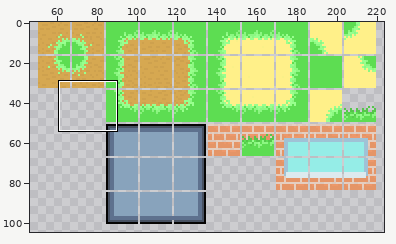
Edited in one commit: sprite sheet (assets/outside_tiles.png). Above: a wide view before the commit, with the close-up outlined.
Close-up. Old version:
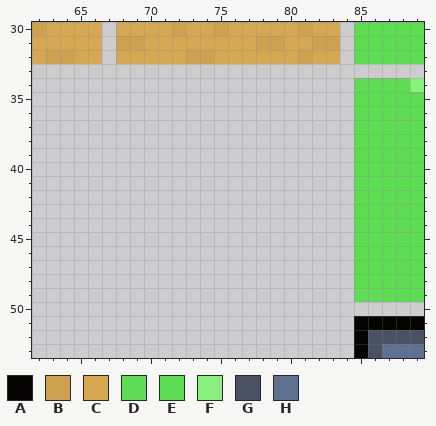
The file is 256x128 pixels. Colours within 5 levels of each other are drawn and written as one. Shown: x 62..89, y 30..53. The wide view leaves out empty margins.
Palette (. is transparent): A #050403  B #cea14e  C #d6a851  D #5ddc52f9  E #5ddd52  F #8af17f  G #485262  H #5e718e
Pixels before, first column x 62:
30 BCCCC.CCCCBCCBCCCCCBCC.EEEEE
31 CCCCC.BBCCCCCCCCBBCCBB.EEEEE
32 CBBCC.CCCCCBBCCCCCCBCC.EEEEE
33 ............................
34 .......................EEEEF
35 .......................EEEEE
36 .......................EEEEE
37 .......................EEEEE
38 .......................EEEEE
39 .......................EEEEE
40 .......................EEEEE
41 .......................EEEEE
42 .......................EEEEE
43 .......................EEEEE
44 .......................EEEEE
45 .......................EEEEE
46 .......................EEEEE
47 .......................EEEEE
48 .......................EEEEE
49 .......................DDEEE
50 ............................
51 .......................AAAAA
52 .......................AGGGG
53 .......................AGHHH
Once edited:
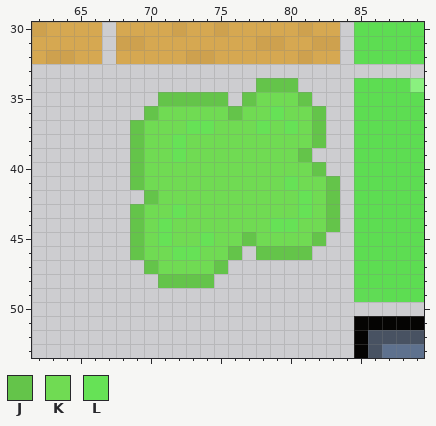
Colours new in this view: J #64c44a  K #70db53  L #66e256
Edits made:
Colour J now appears in row 34 at x 78 to 80; in row 35 at x 71 to 75, 77 and 81; in row 36 at x 70, 76 and 82; in rows 37 to 38 at x 69 and 82; in row 39 at x 69 and 81; in row 40 at x 69 and 82.
Colour J now appears in row 41 at x 69 and 83; in row 42 at x 70 and 83; in rows 43 to 44 at x 69 and 83; in row 45 at x 69, 77 and 82; in row 46 at x 69, 76 and 78 to 81; in row 47 at x 70 and 75.
Colour J now appears in row 48 at x 71 to 74.
Colour K now appears in row 35 at x 78 to 80; in row 36 at x 71 to 75, 77 to 78 and 80 to 81; in row 37 at x 70 to 72, 75 to 77, 79 and 81; in row 38 at x 70 to 71 and 73 to 81; in row 39 at x 70 to 71 and 73 to 80; in row 40 at x 70 to 81.
Colour K now appears in row 41 at x 70 to 79 and 81 to 82; in row 42 at x 71 to 80 and 82; in row 43 at x 70 to 71, 73 to 80 and 82; in row 44 at x 70, 72 to 78 and 81 to 82; in row 45 at x 70, 72 to 73, 75 to 76 and 78 to 81; in row 46 at x 70 to 71 and 74 to 75.
Colour K now appears in row 47 at x 71 to 74.
Colour L now appears in row 36 at x 79; in row 37 at x 73 to 74, 78 and 80; in rows 38 to 39 at x 72; in row 41 at x 80; in row 42 at x 81; in row 43 at x 72 and 81.
Colour L now appears in row 44 at x 71 and 79 to 80; in row 45 at x 71 and 74; in row 46 at x 72 to 73.
Pixel boxes of the changes (left, top, right, bottom) in both close-ups:
added: (130, 78, 340, 288)
